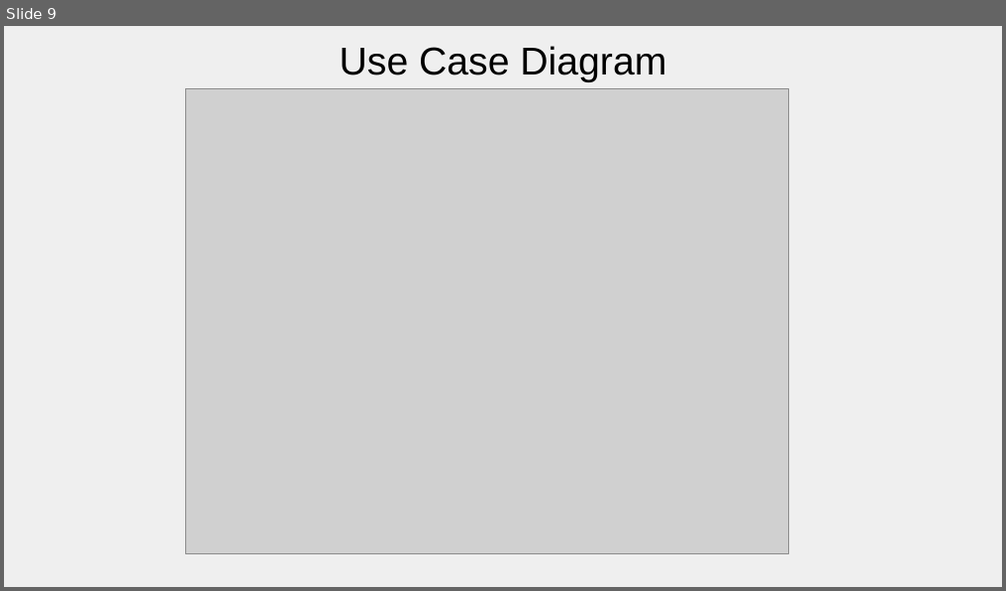
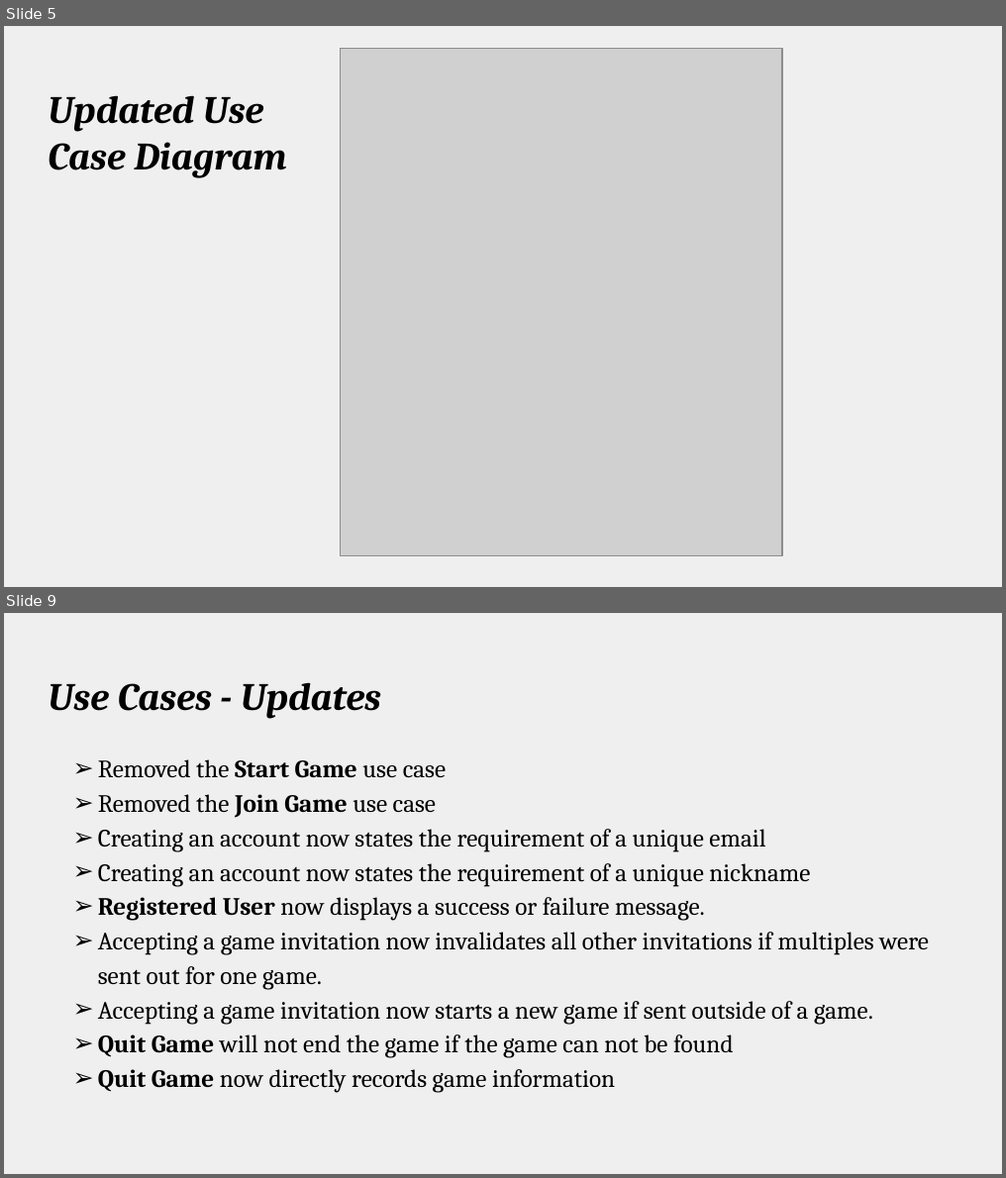
Before and after one commit to amgunden/cs414-f17-301-chessire-coders, a slide deck: documentation/Presentation.pptx. Shown one above the other, each under a label of ours: slide 9 before the commit, slides 5 and 9 after it; the slides between them are not shown. The pictures are 1006x591 and 1006x1178 pixels, drawn with LibreOffice and Linux fonts; fonts in the diff are those of the drawing; grey boxes stand for pictures. Boxes give left, top, right and bottom in pixels: in the first picture for what was removed or moved away, otherwise in the second. Text is boxed around its words. In the diff, an @@ line names an element or a change of style, - is before the commit and + after.

```diff
--- a/documentation/Presentation.pptx
+++ b/documentation/Presentation.pptx
@@ slide 9 added at [4,613,1002,1174], background #EFEFEF @@
@@ title added at [48,682,381,719], 28 pt, text #000000, bold, italic @@
+Use Cases - Updates
@@ text added at [98,760,929,1093], 18 pt, text #000000 @@
+➢ Removed the Start Game use case
+➢ Removed the Join Game use case
+➢ Creating an account now states the requirement of a unique email
+➢ Creating an account now states the requirement of a unique nickname
+➢ Registered User now displays a success or failure message.
+➢ Accepting a game invitation now invalidates all other invitations if multiples were sent out for one game.
+➢ Accepting a game invitation now starts a new game if sent outside of a game.
+➢ Quit Game will not end the game if the game can not be found
+➢ Quit Game now directly records game information
@@ what was slide 9 is now slide 5 @@
@@ slide 5 changed as well @@
@@ picture: place and size @@
-picture at [185,89,788,555]
+picture at [341,48,782,556]
@@ title at [48,95,287,178]: text changed; font Arial to Cambria; bold on; italic on @@
-Use Case Diagram
+Updated Use
+Case Diagram
```
Also in this commit, not shown: 2 other slides changed, 7 other slides added, 8 slides removed, 1 other file.
